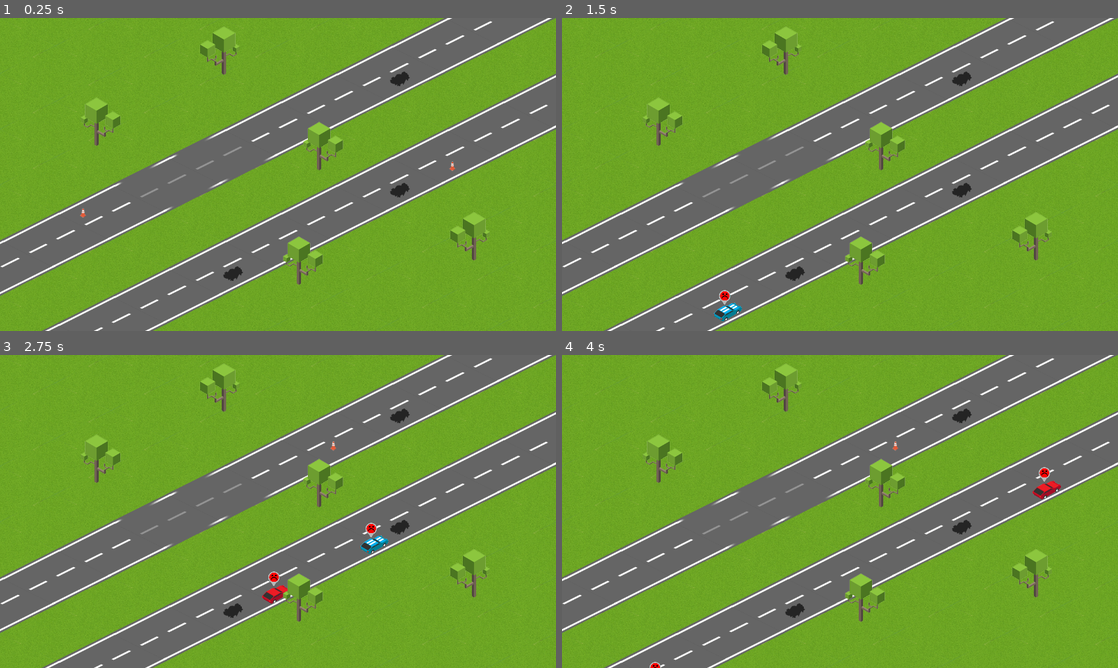
Above: before the commit, frames 1-4 (two rows, left to right).
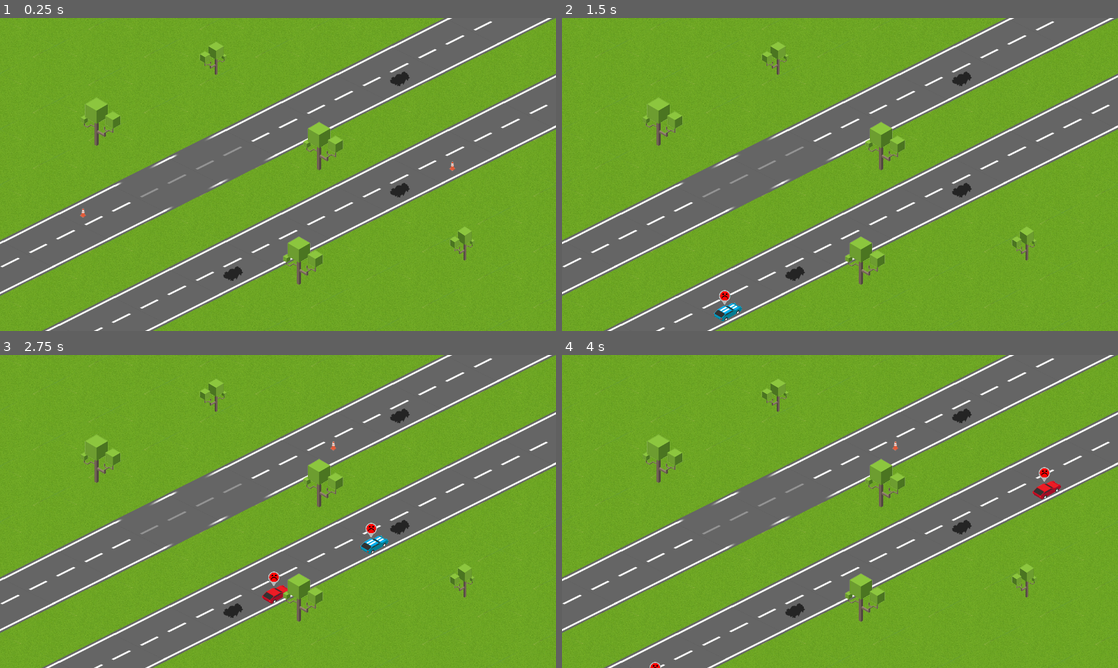
Above: after the commit, the same moments.

Repository: Machalord/Global-Game-Jam-2020
Game: Godot game, scene res://game.tscn
Same seed, same stepped clock (60 frames per second), same inputs: the game is played once before the commit and once after it. The project has no main scene, so this scene is started directly.
Inputs (mouse positions are in pixels of both pictures, inside the frame that each line leads up to):
- Up to frame 1 (0.25 s): no input
- Up to frame 2 (1.5 s): tap Enter at 0.5 s; move the mouse to (645, 212) at 0.52 s; click (645, 212) at 0.6 s; move the mouse to (1012, 165) at 1.27 s; click (1012, 165) at 1.35 s
- Up to frame 3 (2.75 s): move the mouse to (333, 442) at 2.02 s; click (333, 442) at 2.1 s
- Up to frame 4 (4 s): move the mouse to (812, 574) at 2.77 s; click (812, 574) at 2.85 s; move the mouse to (812, 577) at 3.52 s; click (812, 577) at 3.6 s

The runs differ from the first frame. In frame 1, 0.9% of the frame differs, in the area x 35-88%, y 2-78%; in frame 2, 0.9%; in frame 3, 0.9%; in frame 4, 0.9%.

Commit message:
explo

Diff:
--- a/aplanadora.tscn
+++ b/aplanadora.tscn
@@ -1,8 +1,11 @@
-[gd_scene load_steps=4 format=2]
+[gd_scene load_steps=5 format=2]
 
 [ext_resource path="res://vacio.png" type="Texture" id=1]
 [ext_resource path="res://aplanadora.gd" type="Script" id=2]
 [ext_resource path="res://aplanadora.png" type="Texture" id=3]
+
+[sub_resource type="CircleShape2D" id=1]
+radius = 37.0216
 
 [node name="aplanadora" type="Sprite"]
 position = Vector2( 1022.7, 64.378 )
@@ -14,3 +17,11 @@
 position = Vector2( 44.5414, -8.78208 )
 texture = ExtResource( 3 )
 script = ExtResource( 2 )
+
+[node name="Area2D" type="Area2D" parent="." groups=[
+"maquina",
+]]
+
+[node name="CollisionShape2D" type="CollisionShape2D" parent="Area2D"]
+position = Vector2( 41.6078, -9.18613 )
+shape = SubResource( 1 )
--- a/auto.gd
+++ b/auto.gd
@@ -4,6 +4,7 @@
 var direction = true
 var andar = true
 var modelo = 0
+var explotar = false
 # Called when the node enters the scene tree for the first time.
 func _ready():
 
@@ -28,6 +29,12 @@
 			frame_coords.x=1
 			position.x += 1.28 *5
 			position.y -= 0.64 *5
+	if explotar:
+		andar=false
+
+		$explosion/explosion/AnimationPlayer.play("explosion")
+
+
 #	pass
 
 
@@ -46,12 +53,17 @@
 func _on_Area2D2_area_entered(area):
 	if area.is_in_group("cono") or area.is_in_group("atrasauto"):
 		andar=false
+	if area.is_in_group("maquina"):
+		explotar=true
 	pass # Replace with function body.
 
 
 func _on_Area2D2_area_exited(area):
 	if area.is_in_group("cono") or area.is_in_group("atrasauto"):
 		andar=true
+	if area.is_in_group("maquina"):
+		explotar=true
+		area.get_parent().queue_free()
 	pass # Replace with function body.
 
 
@@ -59,3 +71,8 @@
 	if area.is_in_group("borrar"):
 		queue_free()
 	pass # Replace with function body.
+
+
+func _on_AnimationPlayer_animation_finished(anim_name):
+	queue_free()
+	pass # Replace with function body.
--- a/auto.tscn
+++ b/auto.tscn
@@ -1,8 +1,9 @@
-[gd_scene load_steps=6 format=2]
+[gd_scene load_steps=7 format=2]
 
 [ext_resource path="res://auto.gd" type="Script" id=1]
 [ext_resource path="res://auto.png" type="Texture" id=2]
 [ext_resource path="res://caritas.png" type="Texture" id=3]
+[ext_resource path="res://explosion.tscn" type="PackedScene" id=4]
 
 [sub_resource type="CircleShape2D" id=1]
 radius = 39.7271
@@ -44,8 +45,13 @@
 texture = ExtResource( 3 )
 hframes = 3
 frame = 2
+
+[node name="explosion" parent="." instance=ExtResource( 4 )]
 [connection signal="area_entered" from="Area2D" to="." method="_on_Area2D_area_entered"]
 [connection signal="area_exited" from="Area2D" to="." method="_on_Area2D_area_exited"]
 [connection signal="area_entered" from="Area2D2" to="." method="_on_Area2D2_area_entered"]
 [connection signal="area_exited" from="Area2D2" to="." method="_on_Area2D2_area_exited"]
 [connection signal="area_entered" from="Area2D3" to="." method="_on_Area2D3_area_entered"]
+[connection signal="animation_finished" from="explosion/explosion/AnimationPlayer" to="." method="_on_AnimationPlayer_animation_finished"]
+
+[editable path="explosion"]
--- /dev/null
+++ b/explosion.tscn
@@ -0,0 +1,30 @@
+[gd_scene load_steps=3 format=2]
+
+[ext_resource path="res://explosion.png" type="Texture" id=1]
+
+[sub_resource type="Animation" id=1]
+resource_name = "explosion"
+length = 0.7
+tracks/0/type = "value"
+tracks/0/path = NodePath(".:frame")
+tracks/0/interp = 1
+tracks/0/loop_wrap = true
+tracks/0/imported = false
+tracks/0/enabled = true
+tracks/0/keys = {
+"times": PoolRealArray( 0, 0.1, 0.2, 0.3, 0.4, 0.5, 0.6, 0.7 ),
+"transitions": PoolRealArray( 1, 1, 1, 1, 1, 1, 1, 1 ),
+"update": 1,
+"values": [ 0, 1, 2, 3, 4, 5, 6, 0 ]
+}
+
+[node name="explosion" type="Node2D"]
+
+[node name="explosion" type="Sprite" parent="."]
+scale = Vector2( 1.5, 1.5 )
+z_index = 2
+texture = ExtResource( 1 )
+hframes = 7
+
+[node name="AnimationPlayer" type="AnimationPlayer" parent="explosion"]
+anims/explosion = SubResource( 1 )
--- a/game.tscn
+++ b/game.tscn
@@ -47,13 +47,15 @@
 texture = ExtResource( 5 )
 
 [node name="tree4" type="Sprite" parent="."]
-position = Vector2( 506.095, 75.4922 )
+position = Vector2( 490.99, 93.1149 )
+scale = Vector2( 0.675156, 0.685308 )
 z_index = 2
 texture = ExtResource( 5 )
 flip_h = true
 
 [node name="tree5" type="Sprite" parent="."]
-position = Vector2( 1081.92, 502.523 )
+position = Vector2( 1064.08, 519.063 )
+scale = Vector2( 0.616451, 0.704654 )
 z_index = 2
 texture = ExtResource( 5 )
 flip_h = true
--- a/volcador.tscn
+++ b/volcador.tscn
@@ -24,7 +24,10 @@
 
 [sub_resource type="RectangleShape2D" id=2]
 
-[sub_resource type="RectangleShape2D" id=3]
+[sub_resource type="CircleShape2D" id=3]
+radius = 31.1081
+
+[sub_resource type="RectangleShape2D" id=4]
 
 [node name="volcador" type="Sprite"]
 position = Vector2( 1024.63, 64.9116 )
@@ -33,7 +36,6 @@
 [node name="volcador" type="Sprite" parent="." groups=[
 "Ocupados",
 ]]
-modulate = Color( 1, 1, 1, 0 )
 position = Vector2( 85.6195, -49.0965 )
 texture = ExtResource( 2 )
 script = ExtResource( 5 )
@@ -49,12 +51,21 @@
 position = Vector2( 17.3634, 16.7646 )
 shape = SubResource( 2 )
 
+[node name="Area2D2" type="Area2D" parent="volcador" groups=[
+"maquina",
+]]
+position = Vector2( -85.6195, 49.0965 )
+
+[node name="CollisionShape2D" type="CollisionShape2D" parent="volcador/Area2D2"]
+position = Vector2( 112.632, -50.2072 )
+shape = SubResource( 3 )
+
 [node name="Area2D" type="Area2D" parent="." groups=[
 "volcador",
 ]]
 
 [node name="CollisionShape2D" type="CollisionShape2D" parent="Area2D"]
 position = Vector2( -32.3318, 43.7078 )
-shape = SubResource( 3 )
+shape = SubResource( 4 )
 [connection signal="animation_finished" from="volcador/AnimationPlayer" to="volcador" method="_on_AnimationPlayer_animation_finished"]
 [connection signal="area_entered" from="volcador/Area2D" to="volcador" method="_on_Area2D_area_entered"]
Binary file added: explosion.png
Not shown, added: explosion.png.import
Not shown: 1 places in volcador.tscn that only renumber resources
